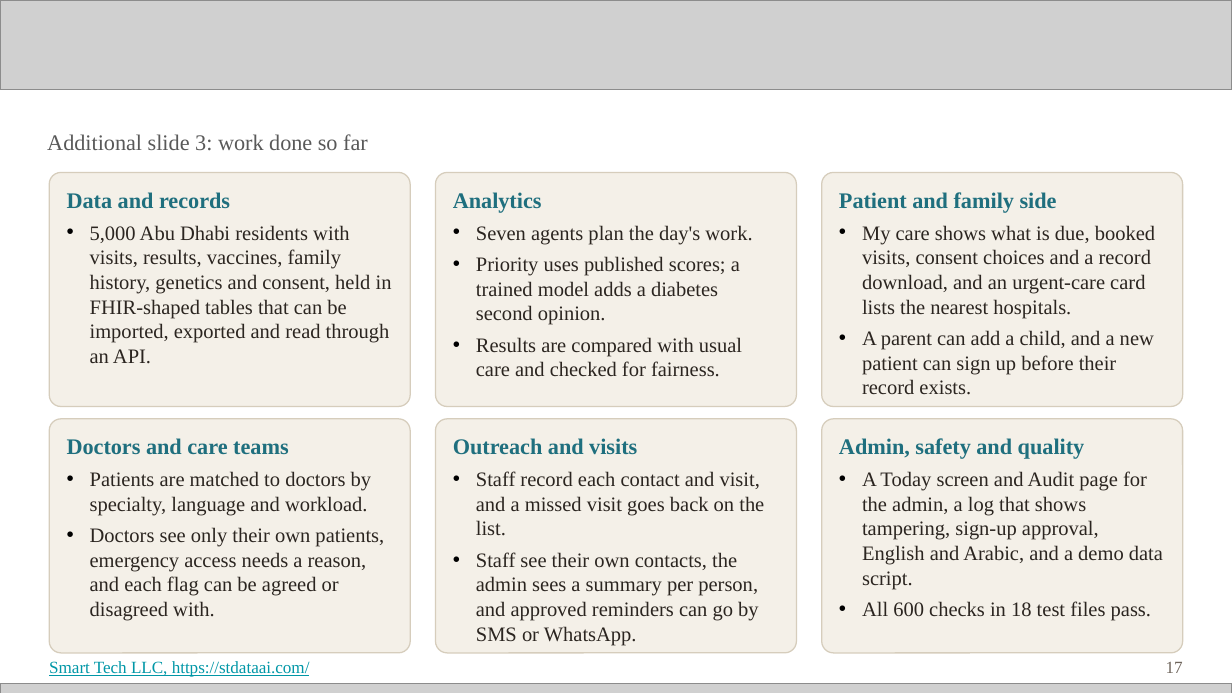
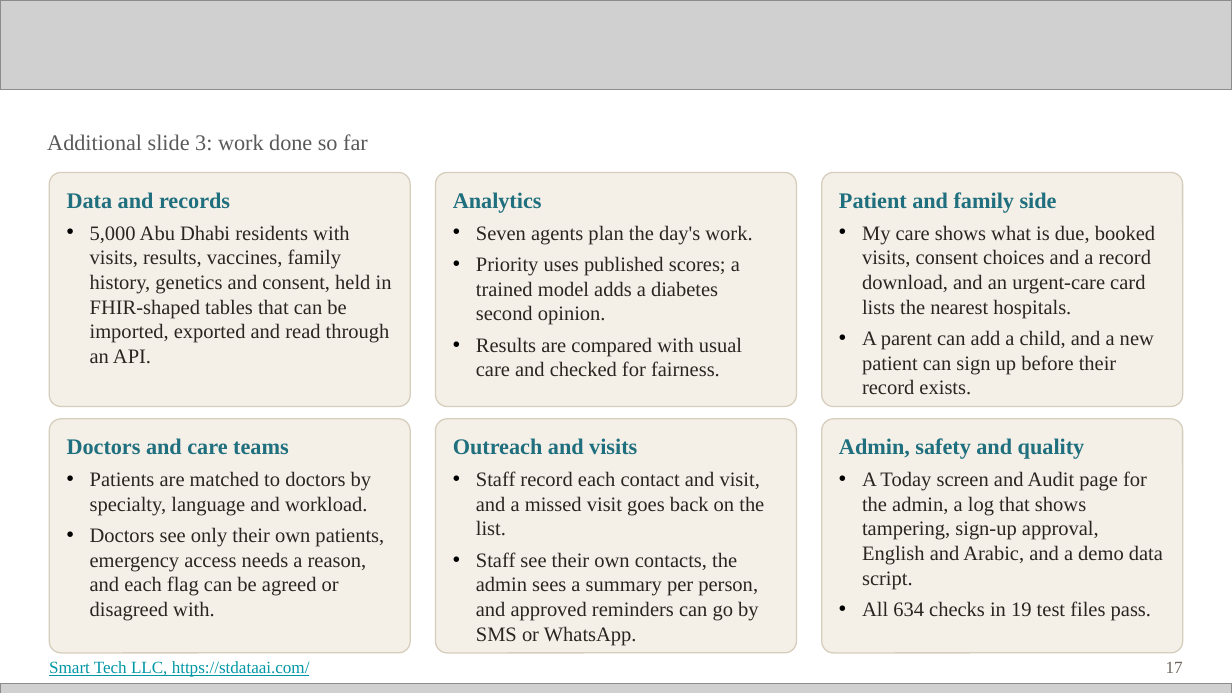
Before and after one commit to Smarttechk/Hack2Skill_Precision-Prevention, a slide deck: slide 17 of docs/Submission_Deck.pptx. Drawn at 1232x693 pixels with LibreOffice and Linux fonts; fonts in the diff are those of the drawing; grey boxes stand for pictures. Boxes give left, top, right and bottom in pixels: in the first picture for what was removed or moved away, otherwise in the second. Text is boxed around its words. In the diff, an @@ line names an element or a change of style, - is before the commit and + after.

```diff
--- a/docs/Submission_Deck.pptx
+++ b/docs/Submission_Deck.pptx
@@ text at (862,601,1151,621): text changed @@
-• All 600 checks in 18 test files pass.
+• All 634 checks in 19 test files pass.
```
Also in this commit, not shown: 1 other slide changed, 19 other files.
